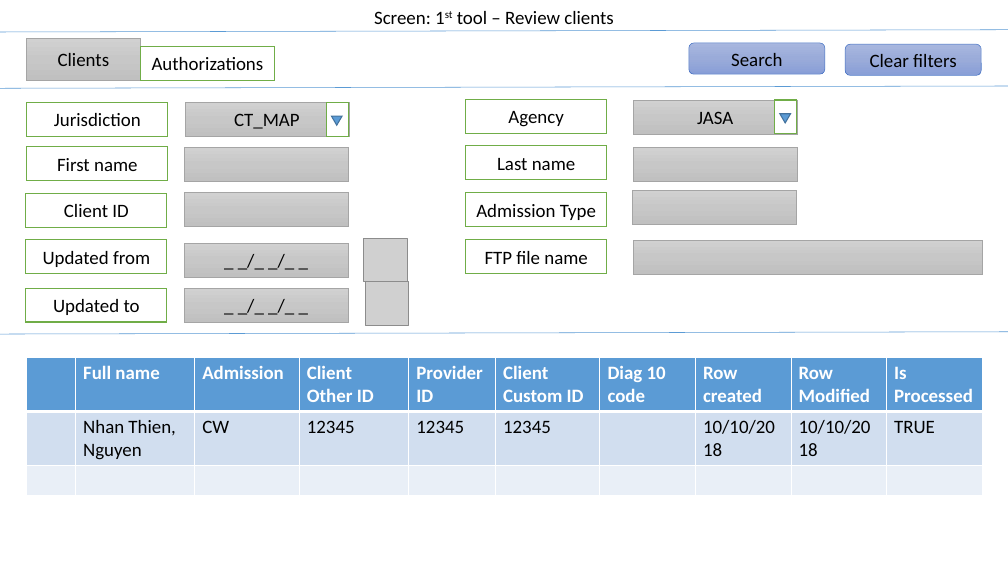
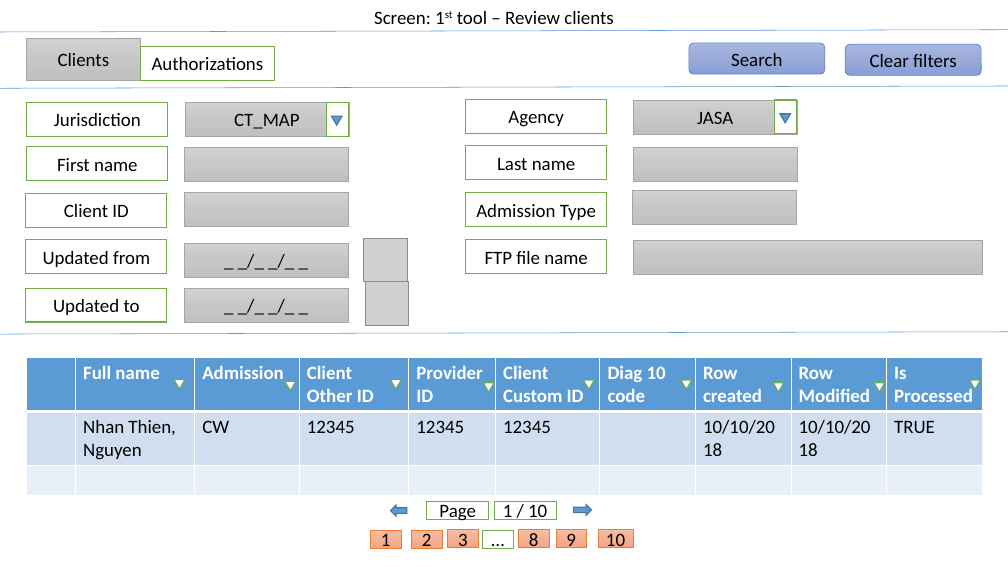
Before and after one commit to thiennhank9/Tool-tier-3, a slide deck: slide 10 of tool_tier3_docs/sreens.pptx. Drawn at 1008x567 pixels with LibreOffice and Linux fonts; fonts in the diff are those of the drawing; grey boxes stand for pictures. Boxes give left, top, right and bottom in pixels: in the first picture for what was removed or moved away, otherwise in the second. Text is boxed around its words. In the diff, an @@ line names an element or a change of style, - is before the commit and + after.

```diff
--- a/tool_tier3_docs/sreens.pptx
+++ b/tool_tier3_docs/sreens.pptx
@@ flow chart merge added at <box>174,380,185,389</box>, fill #FFFFFF, outline #70AD47 1 pt @@
@@ flow chart merge added at <box>285,382,296,391</box>, fill #FFFFFF, outline #70AD47 1 pt @@
@@ flow chart merge added at <box>391,380,402,389</box>, fill #FFFFFF, outline #70AD47 1 pt @@
@@ flow chart merge added at <box>483,383,494,392</box>, fill #FFFFFF, outline #70AD47 1 pt @@
@@ flow chart merge added at <box>584,380,594,389</box>, fill #FFFFFF, outline #70AD47 1 pt @@
@@ flow chart merge added at <box>681,380,692,389</box>, fill #FFFFFF, outline #70AD47 1 pt @@
@@ flow chart merge added at <box>774,383,784,392</box>, fill #FFFFFF, outline #70AD47 1 pt @@
@@ flow chart merge added at <box>874,383,885,392</box>, fill #FFFFFF, outline #70AD47 1 pt @@
@@ flow chart merge added at <box>970,380,981,389</box>, fill #FFFFFF, outline #70AD47 1 pt @@
@@ left arrow added at <box>391,505,408,516</box>, fill #5B9BD5, outline #43739E 1 pt @@
@@ rectangle added at <box>427,501,489,520</box>, fill #FFFFFF, outline #70AD47 1 pt, 18 pt, text #000000 @@
+Page
@@ rectangle added at <box>495,501,557,520</box>, fill #FFFFFF, outline #70AD47 1 pt, 18 pt, text #000000 @@
+1 / 10
@@ right arrow added at <box>574,504,592,515</box>, fill #5B9BD5, outline #43739E 1 pt @@
@@ rectangle added at <box>371,530,402,548</box>, fill gradient #F7BDA5 to #F5B196 to #F8A582, outline #ED7D31 0.5 pt, 18 pt, text #000000 @@
+1
@@ rectangle added at <box>411,530,442,548</box>, fill gradient #F7BDA5 to #F5B196 to #F8A582, outline #ED7D31 0.5 pt, 18 pt, text #000000 @@
+2
@@ rectangle added at <box>448,529,479,547</box>, fill gradient #F7BDA5 to #F5B196 to #F8A582, outline #ED7D31 0.5 pt, 18 pt, text #000000 @@
+3
@@ rectangle added at <box>482,530,513,548</box>, fill #FFFFFF, outline #70AD47 1 pt, 18 pt, text #000000 @@
+…
@@ rectangle added at <box>518,529,549,547</box>, fill gradient #F7BDA5 to #F5B196 to #F8A582, outline #ED7D31 0.5 pt, 18 pt, text #000000 @@
+8
@@ rectangle added at <box>556,529,587,547</box>, fill gradient #F7BDA5 to #F5B196 to #F8A582, outline #ED7D31 0.5 pt, 18 pt, text #000000 @@
+9
@@ rectangle added at <box>598,529,634,547</box>, fill gradient #F7BDA5 to #F5B196 to #F8A582, outline #ED7D31 0.5 pt, 18 pt, text #000000 @@
+10
```
Also in this commit, not shown: 6 other slides changed, 8 other files.
